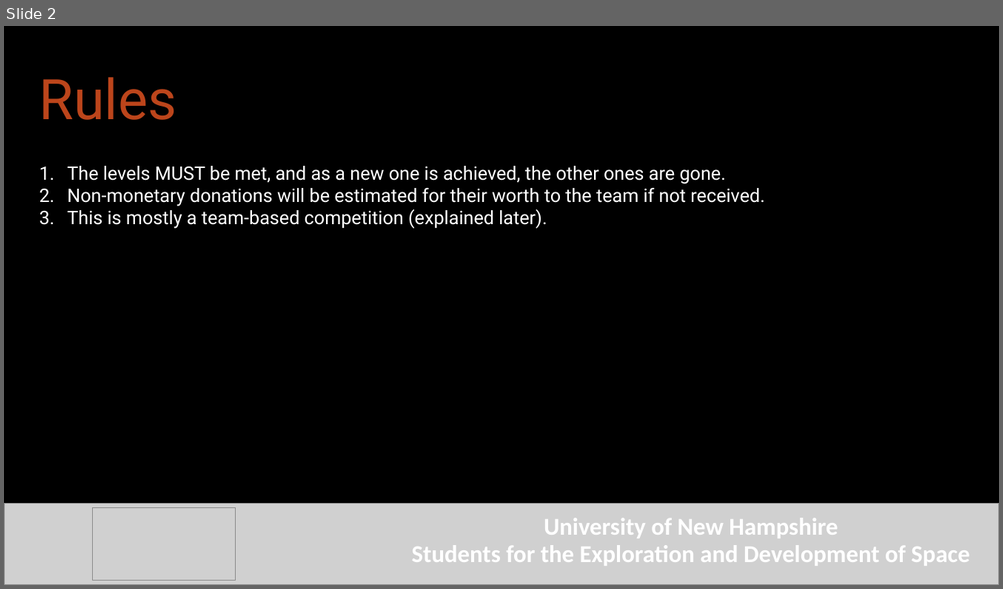
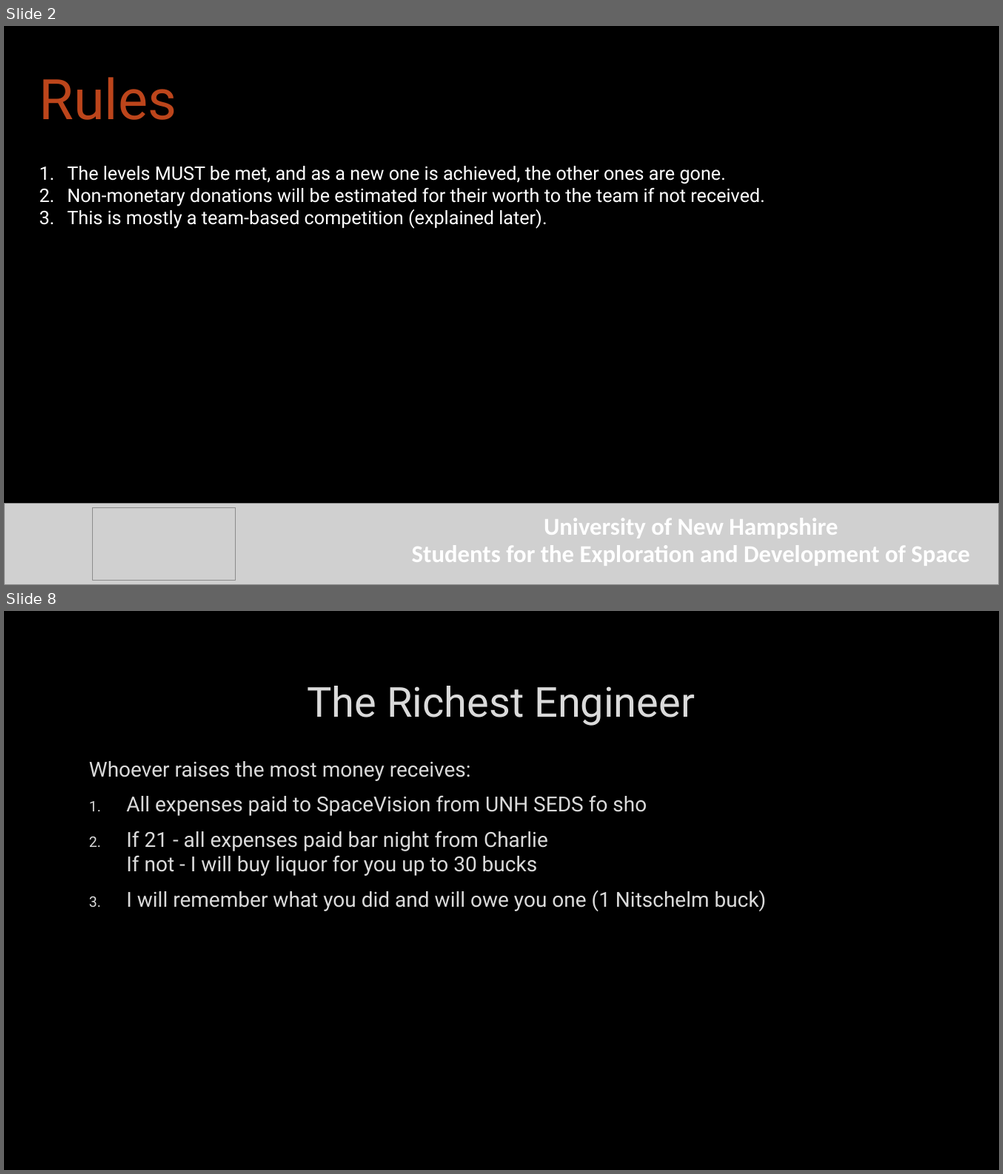
Before and after one commit to Maeswoon/UNHSEDS, a slide deck: Business/Charlie Personal Archives/Presentation/Finance Incentive Program.pptx. Shown one above the other, each under a label of ours: slide 2 before the commit, slides 2 and 8 after it; the slides between them are not shown. The pictures are 1003x589 and 1003x1174 pixels, drawn with LibreOffice and Linux fonts; fonts in the diff are those of the drawing; grey boxes stand for pictures; background and template pictures are left out. Boxes give left, top, right and bottom in pixels: in the first picture for what was removed or moved away, otherwise in the second. Text is boxed around its words. In the diff, an @@ line names an element or a change of style, - is before the commit and + after.

```diff
--- a/Business/Charlie Personal Archives/Presentation/Finance Incentive Program.pptx
+++ b/Business/Charlie Personal Archives/Presentation/Finance Incentive Program.pptx
@@ slide 8 added at <box>4,611,999,1170</box>, background picture (left out) @@
@@ title added at <box>307,686,694,726</box>, 40 pt, text #DADADA @@
+The Richest Engineer
@@ text added at <box>89,761,766,911</box>, 20 pt, text #DADADA @@
+Whoever raises the most money receives:
+1. All expenses paid to SpaceVision from UNH SEDS fo sho
+2. If 21 - all expenses paid bar night from Charlie
+   If not - I will buy liquor for you up to 30 bucks
+3. I will remember what you did and will owe you one (1 Nitschelm buck)
```
Also in this commit, not shown: 5 slides changed.
